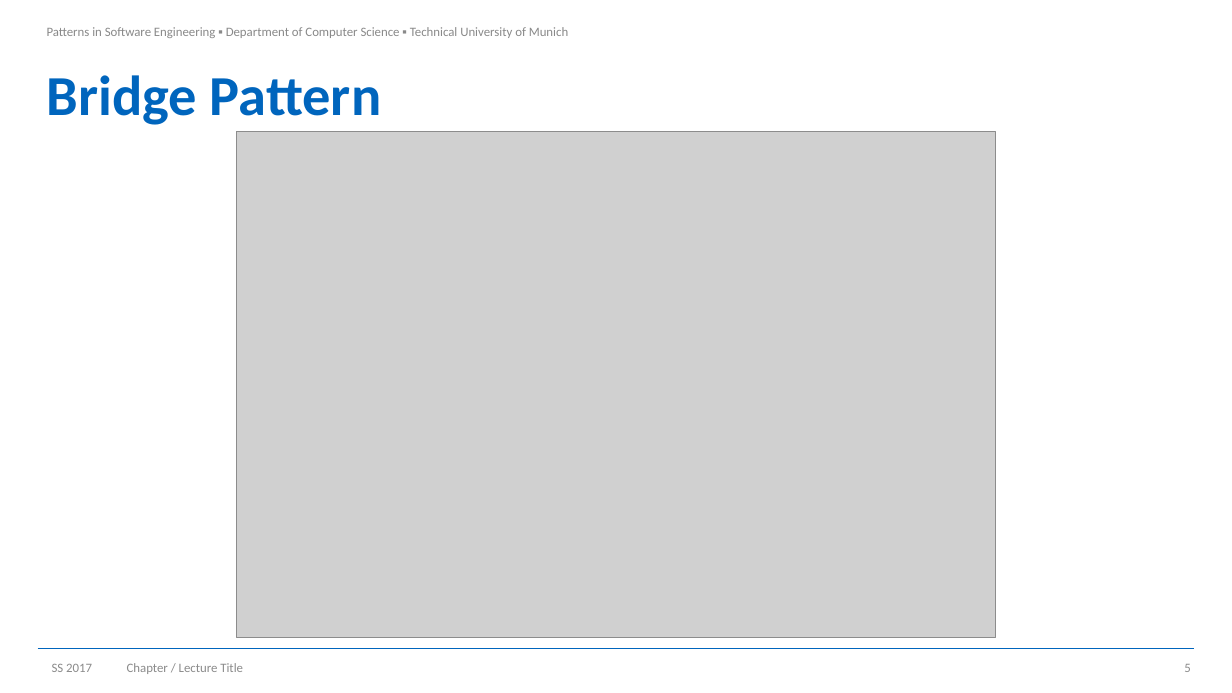
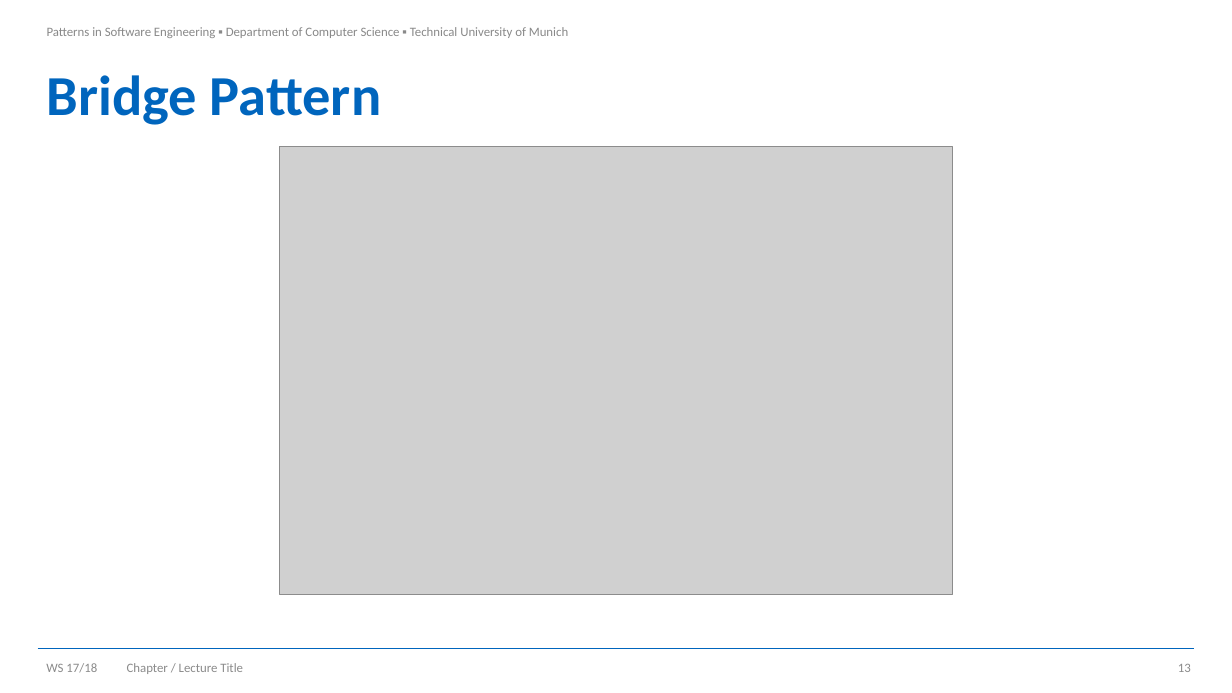
Before and after one commit to Brucknem-TUMProjects/pattern-in-software-engineering-summary, a slide deck: slide 13 of Record_cards/cards.pptx (slide 5 before the commit). Drawn at 1232x693 pixels with LibreOffice and Linux fonts; fonts in the diff are those of the drawing; grey boxes stand for pictures; background and template pictures are left out. Boxes give left, top, right and bottom in pixels: in the first picture for what was removed or moved away, otherwise in the second. Text is boxed around its words. In the diff, an @@ line names an element or a change of style, - is before the commit and + after.

```diff
--- a/Record_cards/cards.pptx
+++ b/Record_cards/cards.pptx
@@ picture: place and size @@
-picture at bbox=[237, 131, 995, 638]
+picture at bbox=[280, 147, 953, 595]
@@ text at bbox=[46, 663, 97, 673]: text changed @@
-SS 2017
+WS 17/18
@@ page number at bbox=[1178, 664, 1191, 672]: text changed @@
-5
+13
```
Also in this commit, not shown: 11 other slides changed, 89 slides added, 16 other files.
